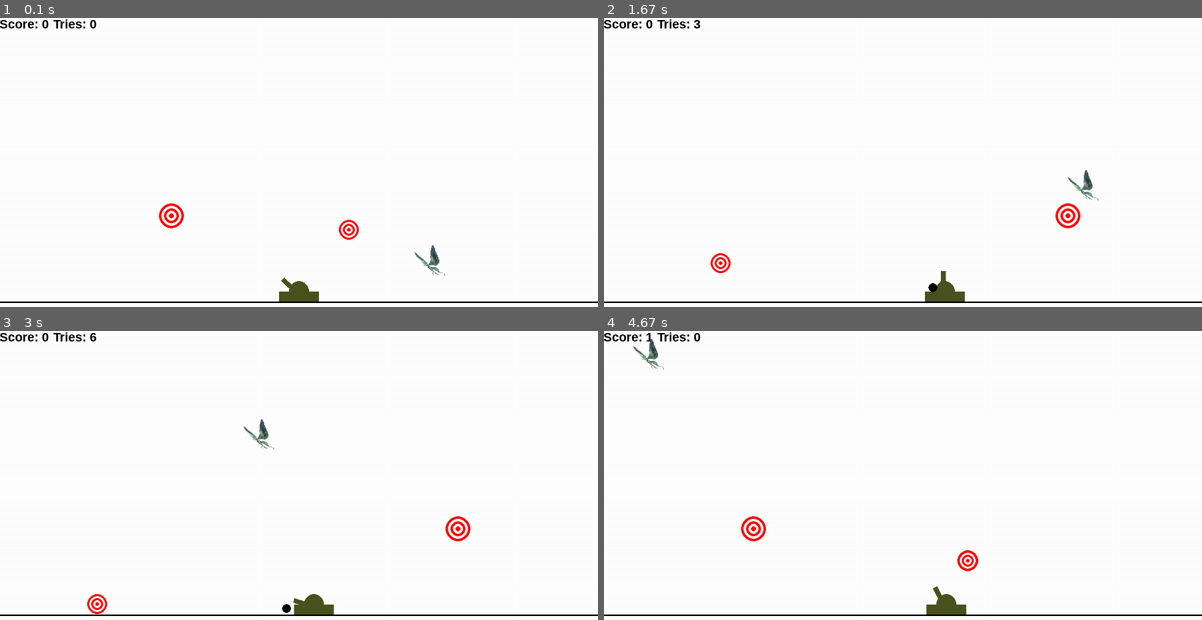
Above: before the commit, frames 1-4 (two rows, left to right).
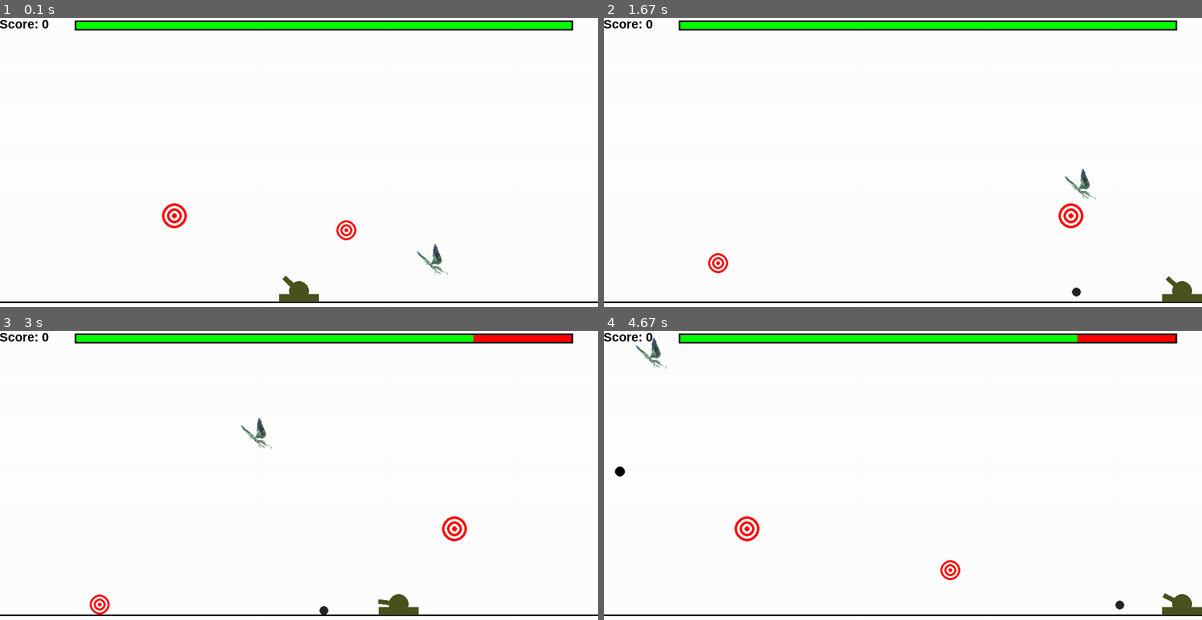
Above: after the commit, the same moments.

Repository: gnorayr/infa_2020_Gevorgyan
Game: pygame game, started from Lab 8 Cannon/Zibil.py
The game is run twice, just before and just after one commit, with the same random seed, the same clock (stepped at 60 frames per second) and the same inputs.
Inputs (mouse positions are in pixels of both pictures, inside the frame that each line leads up to):
- Up to frame 1 (0.1 s): no input
- Up to frame 2 (1.67 s): press the mouse at (1094, 159) at 0.37 s; move the mouse to (998, 174) at 0.47 s; release the mouse at (908, 185) at 0.6 s; hold Right 0.67-1.13 s; click (879, 84) at 0.75 s; hold D 1.17-1.63 s; click (956, 90) at 1.25 s
- Up to frame 3 (3 s): hold Left 1.67-2.2 s; click (221, 501) at 1.75 s; hold A 2.23-2.63 s; click (454, 527) at 2.32 s; hold Right from 2.67 s (still down); click (245, 585) at 2.75 s
- Up to frame 4 (4.67 s): release Right at 3.3 s; hold A 3.33-3.8 s; click (867, 495) at 3.42 s; hold Right 3.83-4.3 s; click (723, 380) at 3.92 s; hold D from 4.33 s (still down); click (867, 452) at 4.42 s

The runs differ from the first frame. In frame 1, 3.9% of the frame differs, in the area x 8-96%, y 0-99%; in frame 2, 4.6%; in frame 3, 4.6%; in frame 4, 4.7%, in the area x 1-100%, y 0-99%.

Commit message:
Update Zibil.py

Diff:
--- a/Lab 8 Cannon/Zibil.py
+++ b/Lab 8 Cannon/Zibil.py
@@ -1,5 +1,5 @@
+from math import sin, cos, acos, pi
 from random import randint as ran
-from math import sin, cos, acos, pi
 
 import pygame
 from pygame.draw import *
@@ -18,20 +18,16 @@
     screen.blit(text_1, text_1.get_rect(center=(screen_x // 25, screen_y // 50)))
 
 
-def tries_count():
-    tries = len(bullets)
-    font = pygame.font.SysFont('arial', 25, True)
-    text_1 = font.render("Tries: {}".format(tries), True, BLACK)
-    screen.blit(text_1, text_1.get_rect(center=(screen_x // 8, screen_y // 50)))
-
-
-class Timer:
+class Time:
     def __init__(self, lap):
         self.lap = lap
         self.start_time = pygame.time.get_ticks()
 
-    def time(self):
-        return self.start_time + self.lap > pygame.time.get_ticks()
+    def passed(self):
+        return pygame.time.get_ticks() > self.start_time + self.lap
+
+    def new_lap(self):
+        self.start_time = pygame.time.get_ticks()
 
 
 class Ground:
@@ -40,6 +36,55 @@
 
     def draw(self):
         line(screen, BLACK, (0, self.y), (screen_x, self.y), 3)
+
+
+class Bullet:
+    def __init__(self, x, y, v, r, angle):
+        self.angel = angle
+        self.color = GREY
+        self.x = x
+        self.y = y
+        self.v = v
+        self.vx = v * cos(self.angel)
+        self.vy = v * sin(self.angel)
+        self.r = r
+        self.g = 0.4
+
+    def disappears(self):
+        return self.vx ** 2 + self.vy ** 2 < cannon.start_side / 12 and self.y > ground.y - 20 or \
+               self.y < - 0.3 * screen_y
+
+    def draw(self):
+        circle(screen, self.color, (self.x, self.y), self.r)
+
+    def move(self):
+        self.x += self.vx
+        self.y += self.vy
+        self.vy += self.g
+
+        if self.x + self.r > screen_x:
+            self.vx = -self.vx / 2
+            self.vy = self.vy * 0.8
+            self.x = screen_x - self.r
+        if self.x - self.r < 0:
+            self.vx = -self.vx / 2
+            self.vy = self.vy * 0.8
+            self.x = self.r
+        if self.y + self.r > ground.y:
+            self.vy = -self.vy / 2
+            self.vx = self.vx * 0.8
+            self.y = ground.y - self.r
+
+
+class Bomb(Bullet):
+    def __init__(self, x, y, r, vx, vy):
+        super().__init__(x, y, 0, r, 0)
+        self.vx = vx
+        self.vy = vy
+        self.color = BLACK
+
+    def disappears(self):
+        return self.y >= ground.y - self.r - self.vy
 
 
 class Cannon:
@@ -50,20 +95,30 @@
         self.r = start_side / 2
         self.x = x
         self.y = y - self.r - 2
-        self.v = 1.5
+        self.v = 10
         self.width = width
         self.side_v = start_side / 75
         self.angle = 0
+        self.max_health = 50
+        self.health = self.max_health
 
     def draw(self):
         circle(screen, ARMY, (self.x, self.y), self.r)
-        rect(screen, ARMY, (self.x - 2 * self.r, self.y + 1, 4 * self.r, self.r))
-        polygon(screen, self.color, [(self.x, self.y),
-                                     (self.x + self.side * cos(self.angle), self.y + self.side * sin(self.angle)),
-                                     (self.x + self.side * cos(self.angle) + self.width * sin(self.angle),
-                                      self.y + self.side * sin(self.angle) - self.width * cos(self.angle)),
-                                     (self.x + self.width * sin(self.angle),
-                                      self.y - self.width * cos(self.angle))])
+        rect(screen, ARMY, (self.x - 2 * self.r, self.y + self.width // 2 + 2, 4 * self.r, self.r - self.width // 2))
+        polygon(screen, self.color, [(self.x - 0.5 * self.width * sin(self.angle),
+                                      self.y + 0.5 * self.width * cos(self.angle)),
+                                     (self.x - 0.5 * self.width * sin(self.angle) + self.side * cos(self.angle),
+                                      self.y + 0.5 * self.width * cos(self.angle) + self.side * sin(self.angle)),
+                                     (self.x + 0.5 * self.width * sin(self.angle) + self.side * cos(self.angle),
+                                      self.y - 0.5 * self.width * cos(self.angle) + self.side * sin(self.angle)),
+                                     (self.x + 0.5 * self.width * sin(self.angle),
+                                      self.y - 0.5 * self.width * cos(self.angle))])
+
+    def health_draw(self):
+        rect(screen, RED, (150, 5, 1000, 20))
+        if self.health > 0:
+            rect(screen, GREEN, (150, 5, 1000 * self.health // self.max_health, 20))
+        rect(screen, BLACK, (150, 5, 1000, 20), 3)
 
     def muzzle_move(self):
         mouse_x, mouse_y = pygame.mouse.get_pos()
@@ -82,46 +137,20 @@
 
     def move(self):
         key = pygame.key.get_pressed()
-        if key[pygame.K_RIGHT] or key[pygame.K_d]:
+        if (key[pygame.K_RIGHT] or key[pygame.K_d]) and self.x + 2 * self.r < screen_x:
             self.x += self.v
-        if key[pygame.K_LEFT] or key[pygame.K_a]:
+        if (key[pygame.K_LEFT] or key[pygame.K_a]) and self.x - 2 * self.r > 0:
             self.x -= self.v
 
-
-class Bullet:
-    def __init__(self, x, y, v, r, angle):
-        self.angel = angle
-        self.color = BLACK
-        self.x = x
-        self.y = y
-        self.v = v
-        self.vx = v * cos(self.angel)
-        self.vy = v * sin(self.angel)
-        self.r = r
-        self.g = 0.4
-
-    def draw(self):
-        if self.vx ** 2 + self.vy ** 2 > cannon.start_side / 12 or self.y < ground.y - 20:
-            circle(screen, self.color, (self.x, self.y), self.r)
-
-    def move(self):
-        if self.vx ** 2 + self.vy ** 2 > cannon.start_side / 12 or self.y < ground.y - 20:
-            self.x += self.vx
-            self.y += self.vy
-            self.vy += self.g
-
-        if self.x + self.r > screen_x:
-            self.vx = -abs(self.vx) / 2
-            self.vy = self.vy * 0.8
-            self.x -= 10
-        if self.x - self.r < 0:
-            self.vx = abs(self.vx) / 2
-            self.vy = self.vy * 0.8
-            self.x += 10
-        if self.y + self.r > ground.y:
-            self.vy = -abs(self.vy) / 2
-            self.vx = self.vx * 0.8
-            self.y -= 10
+    def is_touching(self, other: Bullet):
+        dist = ((self.x - other.x) ** 2 + (self.y + self.r - other.y) ** 2) ** 0.5
+        return dist <= 2 * self.r + other.r
+
+    def health_is_not_full(self):
+        return self.health != self.max_health
+
+    def is_dead(self):
+        return self.health <= 0
 
 
 class Target:
@@ -165,8 +194,9 @@
 
 class Butterfly(Target):
     def __init__(self):
-        super().__init__(ground.y)
+        super().__init__(bottom=ground.y)
         self.r = ran(25, 35)
+        self.v = self.r / 2
 
     def draw(self):
         butterfly_pic = pygame.image.load('moonlight_butterfly.png')
@@ -188,42 +218,65 @@
 cannon = Cannon(40, y=ground.y)
 targets = [Target(ground.y) for i in range(2)]
 bullets = []
-butterflies = [Butterfly()]
+bombs = []
+butterflies = [(Butterfly(), Time(1000))]
 while not finished:
     clock.tick(FPS)
     ground.draw()
     cannon.move()
+    cannon.muzzle_move()
     cannon.draw()
-    cannon.muzzle_move()
+    cannon.health_draw()
     score_count()
-    tries_count()
+
+    butterfly_number = score // 5 + 1
+    if len(butterflies) < butterfly_number:
+        butterflies.append((Butterfly(), Time(1000)))
+
+    if cannon.is_dead():
+        finished = True
     for bullet in bullets:
+        if bullet.disappears():
+            bullets.remove(bullet)
         bullet.move()
         bullet.draw()
+    for bomb in bombs:
+        if bomb.disappears():
+            bombs.remove(bomb)
+        bomb.move()
+        bomb.draw()
+    for bomb in bombs:
+        if cannon.is_touching(bomb):
+            cannon.health -= 10
+            bombs.remove(bomb)
     for target in targets:
+        target.move()
         target.draw()
-        target.move()
-        for bullet in bullets:
+    for bullet in bullets:
+        for target in targets:
             if target.is_touching(bullet):
-                try:
-                    targets.remove(target)
-                    targets.append(Target(ground.y))
-                    bullets = []
-                    score += 1
-                except:
-                    pass
-    for butterfly in butterflies:
+                targets.remove(target)
+                targets.append(Target(ground.y))
+                bullets.remove(bullet)
+                score += 1
+                if cannon.health_is_not_full():
+                    cannon.health += 1
+
+    for butterfly, time in butterflies:
+        butterfly.move()
         butterfly.draw()
-        butterfly.move()
-        for bullet in bullets:
+        if time.passed():
+            time.new_lap()
+            bombs.append(Bomb(butterfly.x, butterfly.y, 10, butterfly.vx, butterfly.vy))
+    for bullet in bullets:
+        for butterfly, time in butterflies:
             if butterfly.is_touching(bullet):
-                try:
-                    butterflies.remove(butterfly)
-                    butterflies.append(Butterfly())
-                    bullets = []
-                    score += 1
-                except:
-                    pass
+                butterflies.remove((butterfly, time))
+                butterflies.append((Butterfly(), Time(1000)))
+                bullets.remove(bullet)
+                score += 1
+                if cannon.health_is_not_full():
+                    cannon.health += 1
 
     for event in pygame.event.get():
         if event.type == pygame.QUIT:
@@ -236,11 +289,11 @@
                                       cannon.y + cannon.side * sin(cannon.angle),
                                       1.3 * (cannon.side - cannon.start_side), cannon.width, cannon.angle))
             else:
-                for delta_angle in range(-5, 5):
+                for delta_angle in range(-1, 2):
                     bullets.append(Bullet(cannon.x + cannon.side * cos(cannon.angle),
                                           cannon.y + cannon.side * sin(cannon.angle),
-                                          1.3 * (cannon.side - cannon.start_side), cannon.width / 7,
-                                          cannon.angle + delta_angle / 100))
+                                          1.3 * (cannon.side - cannon.start_side), cannon.width / 3,
+                                          cannon.angle + delta_angle / 35))
 
     pygame.display.update()
     screen.fill(WHITE)
